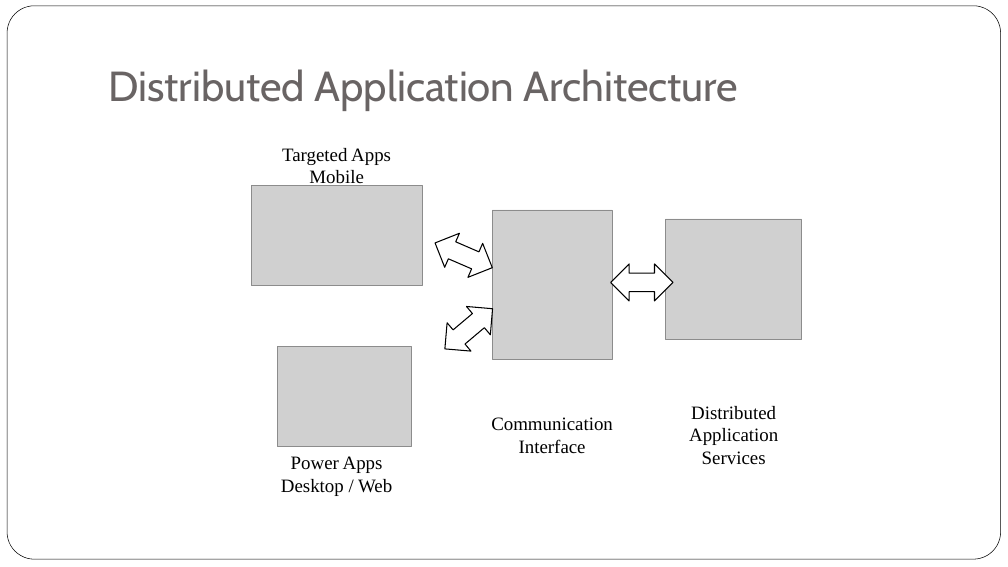
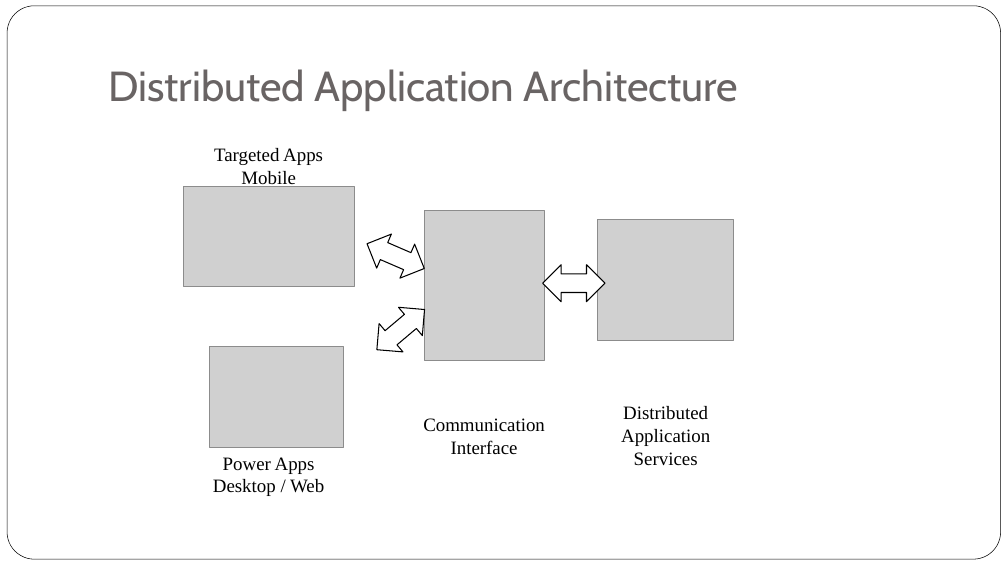
Before and after one commit to iskandersierra/DevSharp, a slide deck: slide 25 of Docs/Distributed Architecture.pptx (slide 21 before the commit). Drawn at 1008x567 pixels with LibreOffice and Linux fonts; fonts in the diff are those of the drawing; grey boxes stand for pictures. Boxes give left, top, right and bottom in pixels: in the first picture for what was removed or moved away, otherwise in the second. Text is boxed around its words. In the diff, an @@ line names an element or a change of style, - is before the commit and + after.

```diff
--- a/Docs/Distributed Architecture.pptx
+++ b/Docs/Distributed Architecture.pptx
@@ 4 pictures, 4 texts, 3 left right arrows: place and size @@
-4 pictures, 4 texts, 3 left right arrows at (251, 148, 802, 496)
+4 pictures, 4 texts, 3 left right arrows at (183, 148, 734, 496)
```
Also in this commit, not shown: 5 other slides changed, 7 slides added, 3 slides removed.
